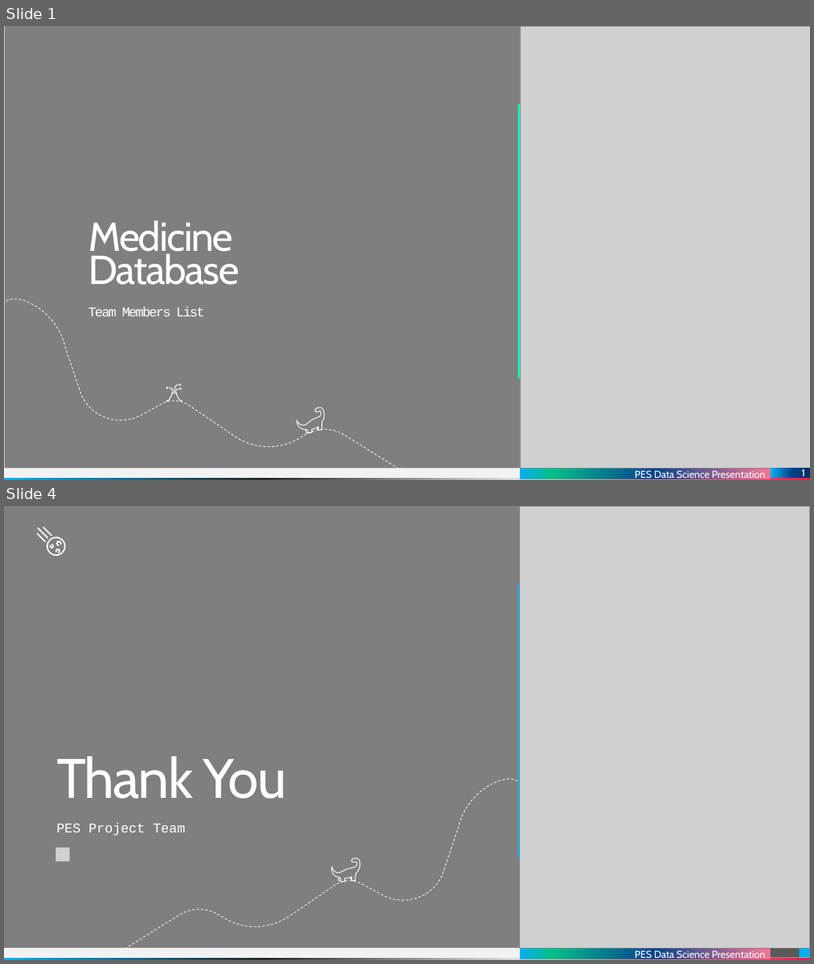
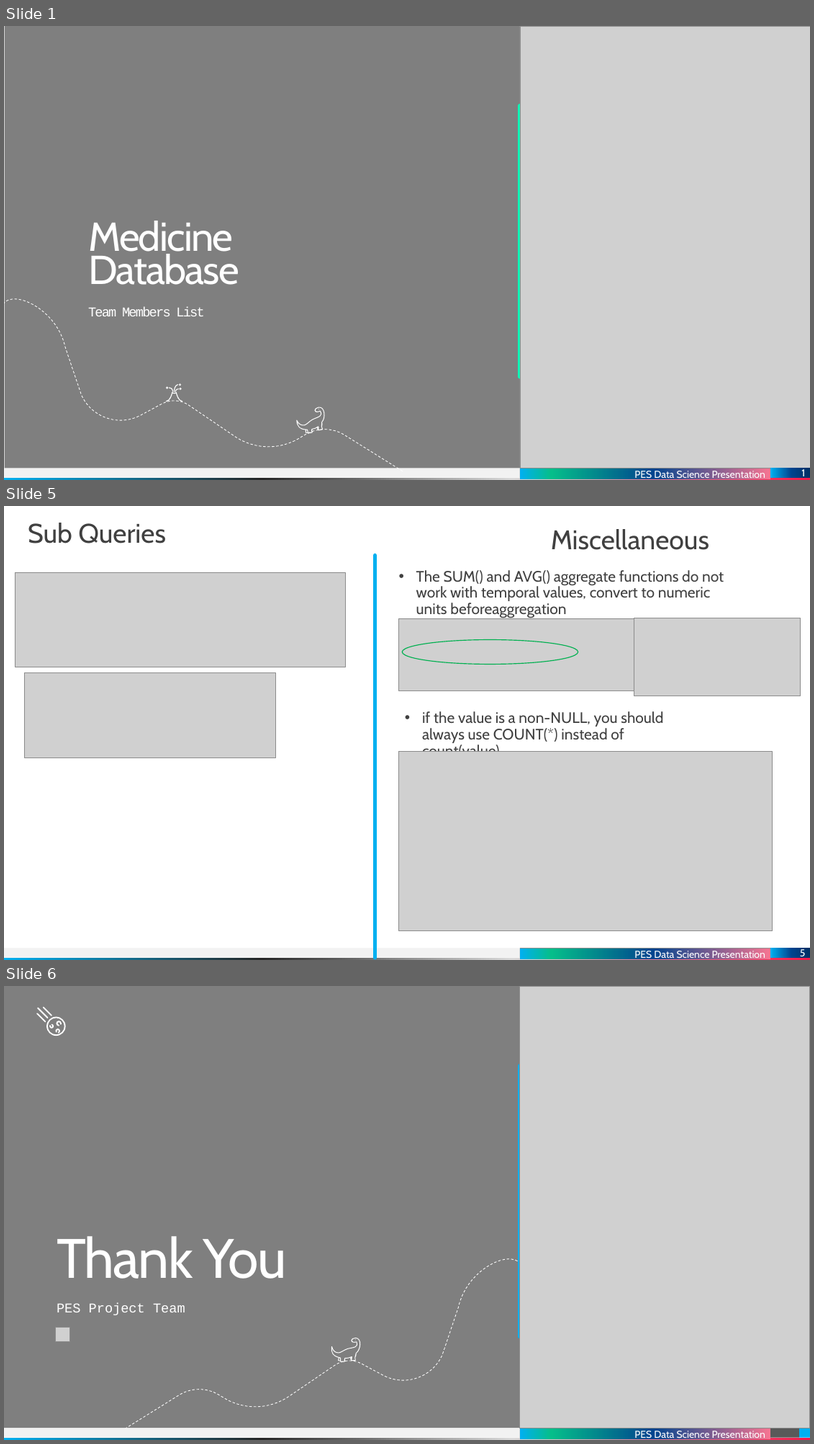
Before and after one commit to dinuthomas/pesmtech, a slide deck: presentation/medicine.pptx. Shown one above the other, each under a label of ours: slides 1 and 4 before the commit, slides 1, 5 and 6 after it; the slides between them are not shown. The pictures are 814x964 and 814x1444 pixels, drawn with LibreOffice and Linux fonts; fonts in the diff are those of the drawing; grey boxes stand for pictures; background and template pictures are left out. Boxes give left, top, right and bottom in pixels: in the first picture for what was removed or moved away, otherwise in the second. Text is boxed around its words. In the diff, an @@ line names an element or a change of style, - is before the commit and + after.

Commit message:
Updated the aggregate wih more examples.. 	modified:   medicine/aggregate.sql 	modified:   presentation/medicine.pptx

```diff
--- a/presentation/medicine.pptx
+++ b/presentation/medicine.pptx
@@ slide 5 added at (4,506,810,960), background #FFFFFF; not listed: 3 template elements that a slide beside it also shows @@
@@ text added at (28,523,166,543), 32 pt, text #404040 @@
+Sub Queries
@@ title added at (551,529,710,550), 32 pt, text #404040 @@
+Miscellaneous
@@ line added from (376, 556) to (376, 957), #00B0F0 5 pt @@
@@ text added at (417,570,724,614), 18 pt, text #404040 @@
+• The SUM() and AVG() aggregate functions do not work with temporal values, convert to numeric units beforeaggregation
@@ picture added at (15,572,346,667) @@
@@ picture added at (399,618,642,691) @@
@@ picture added at (634,618,800,696) @@
@@ ellipse added at (403,640,579,664), outline #00B050 1 pt @@
@@ picture added at (24,673,276,758) @@
@@ text added at (422,711,664,752), 18 pt, text #404040 @@
+• if the value is a non-NULL, you should always use COUNT(*) instead of count(value)
@@ picture added at (399,751,773,931) @@
@@ rectangle added at (521,949,771,959), fill gradient #F77592 to #004490 to #05BE8A to #00B0F0, 12 pt, text #FFFFFF @@
+PES Data Science Presentation
@@ page number added at (771,947,810,957), fill gradient #003065 to #004490 to #00B0F0, 12 pt, text #FFFFFF @@
+5
@@ what was slide 4 is now slide 6 @@
```
Also in this commit, not shown: 2 slides changed, 1 other slide added, 1 other file.
